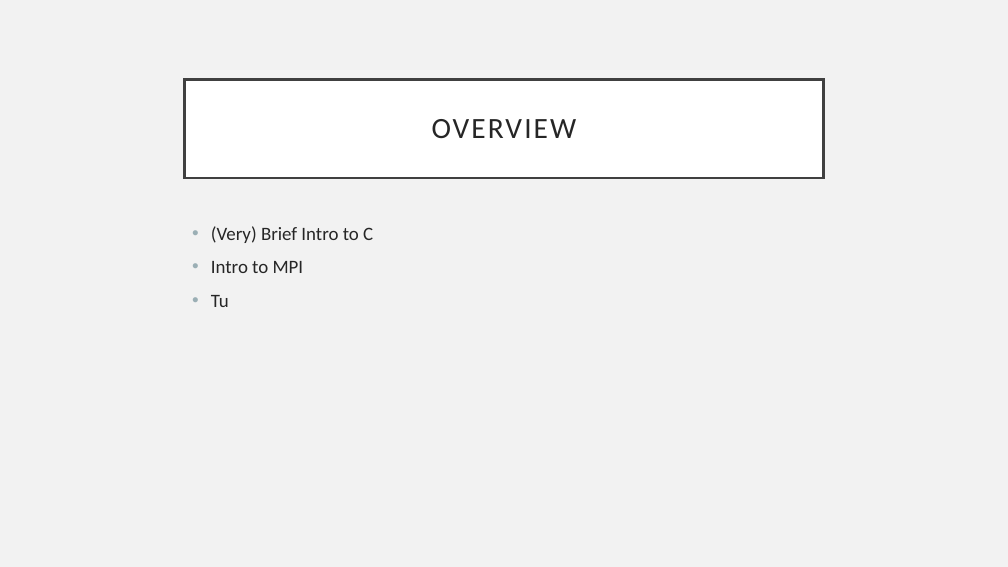
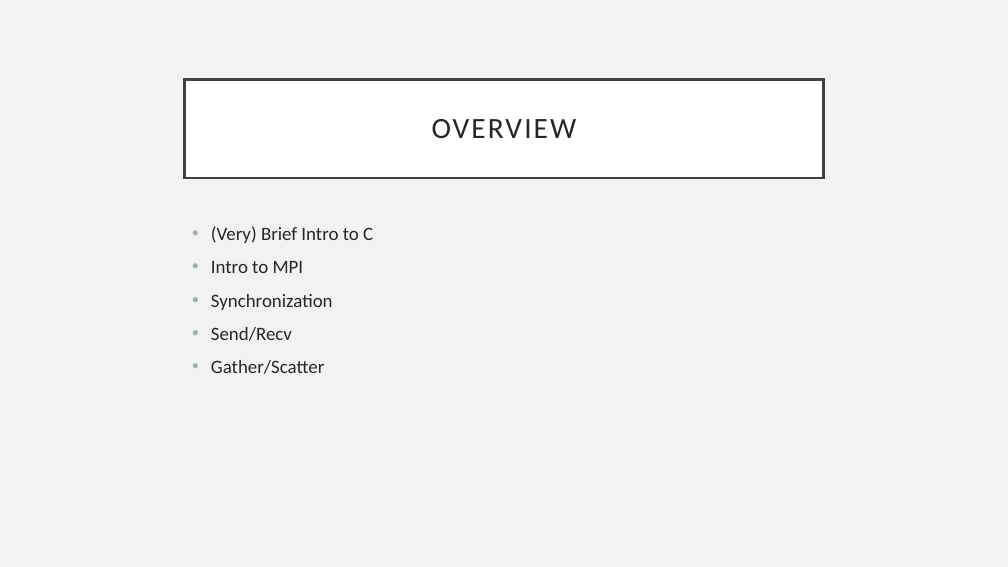
Before and after one commit to Andrewpensoneault/Intro-Parallel-Computing, a slide deck: slide 2 of Lectures/Lecture 3/lecture3.pptx. Drawn at 1008x567 pixels with LibreOffice and Linux fonts; fonts in the diff are those of the drawing. Boxes give left, top, right and bottom in pixels: in the first picture for what was removed or moved away, otherwise in the second. Text is boxed around its words. In the diff, an @@ line names an element or a change of style, - is before the commit and + after.

Commit message:
added scatter and gather materials

```diff
--- a/Lectures/Lecture 3/lecture3.pptx
+++ b/Lectures/Lecture 3/lecture3.pptx
@@ text at <box>211,294,333,374</box>: text changed @@
-• Tu
+• Synchronization
+• Send/Recv
+• Gather/Scatter
```
Also in this commit, not shown: 2 other slides changed, 6 slides added, 3 other files.
